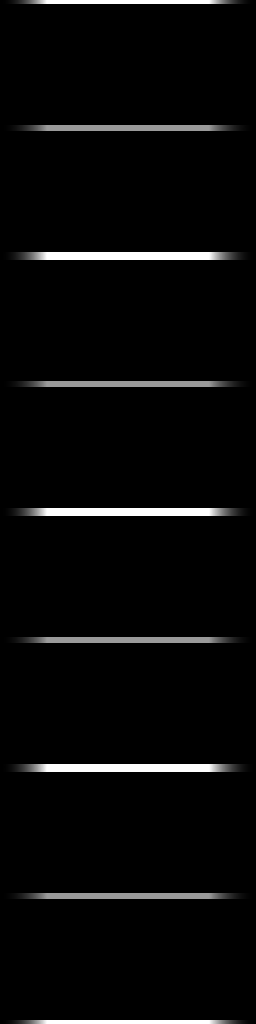
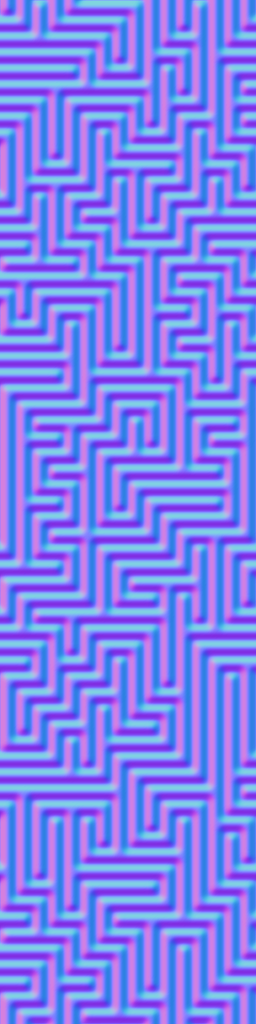
Two versions of the same layered image (256x1024). Layer-by-layer changes:
hid "barline" over [1, 0, 255, 1024]
hid "black" over [0, 0, 256, 1024]
hid "ears-line1" over [0, 0, 256, 1024]
added layer "Background copy #1" above "Background copy" over [0, 0, 256, 1024]